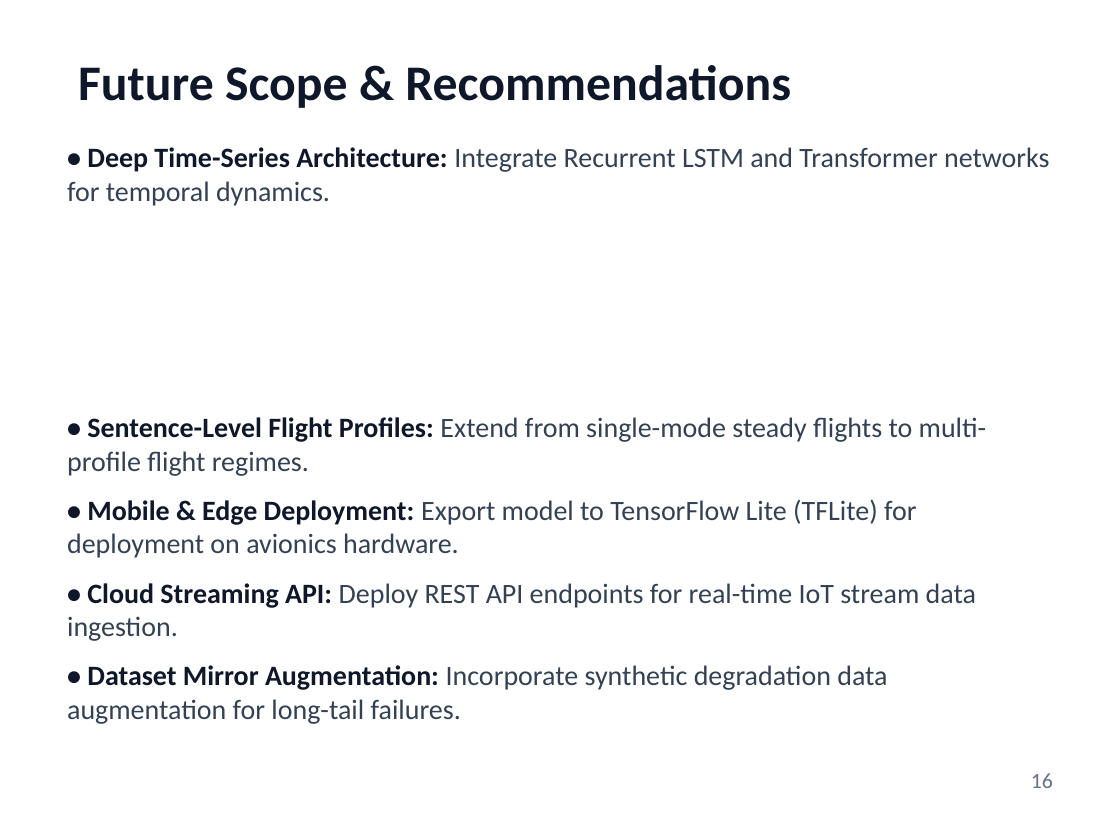
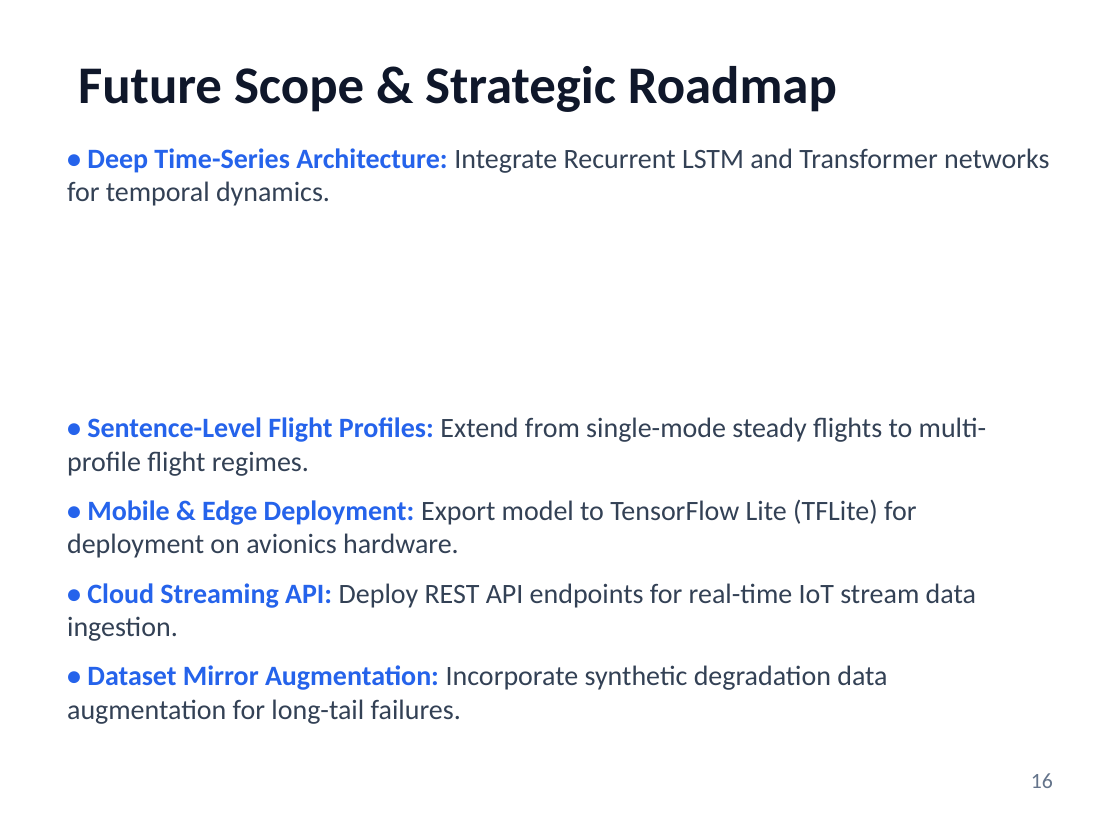
Before and after one commit to PiyushTiwari2051/Predictive-Master, a slide deck: slide 16 of Internship Presentation PPTs Template Final.pptx. Drawn at 1120x840 pixels with LibreOffice and Linux fonts; fonts in the diff are those of the drawing. Boxes give left, top, right and bottom in pixels: in the first picture for what was removed or moved away, otherwise in the second. Text is boxed around its words. In the diff, an @@ line names an element or a change of style, - is before the commit and + after.

Commit message:
Generate world-class 17-slide presentation meeting Fortune 500 & McKinsey design standards

```diff
--- a/Internship Presentation PPTs Template Final.pptx
+++ b/Internship Presentation PPTs Template Final.pptx
@@ text at [78, 66, 837, 112]: text changed; size 32 to 34 pt @@
-Future Scope & Recommendations
+Future Scope & Strategic Roadmap
@@ text "• Deep Time-Series Architecture: Integrate ..." at [67, 148, 1050, 724]: text colour #0F172A to #2563EB in "• Deep Time-Series Architecture:", "• Sentence-Level Flight Profiles:", "• Mobile & Edge Deployment:", "• Cloud Streaming API:" and 1 more places @@
```
Also in this commit, not shown: 15 other slides changed, 1 slide added, 1 slide removed, 1 other file.
